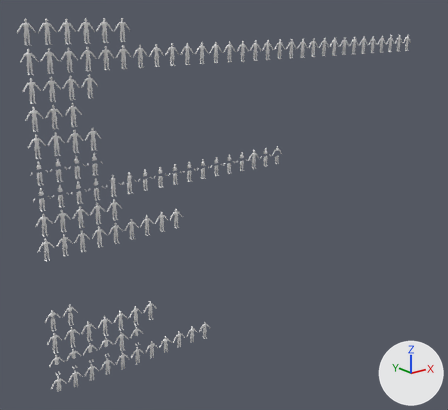
One commit to the Blender file Attires/Attires_ALL.blend: the scene before it, then after it.
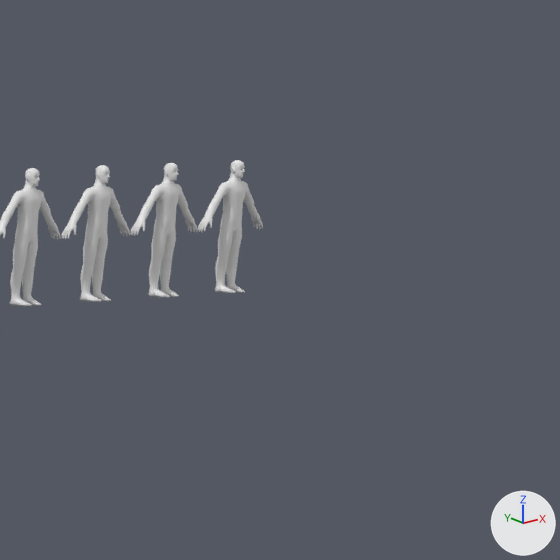
The first picture shows the older version from a 50 mm camera at (-17.1, -43.1, 30.3) aimed at (19.1, 2.2, 12.2). The close-ups show the older and then the newer version on the part from 84% to 100% of the width and 4% to 21% of the height of that picture. Only the edits that show in the close-ups are written down. Arrows for +X, +Y and +Z are at lower right; the lights stay in place.

The first close-up shows 'PlayerModel.093', 'PlayerModel.104', 'PlayerModel.105', 'PlayerModel.107'.
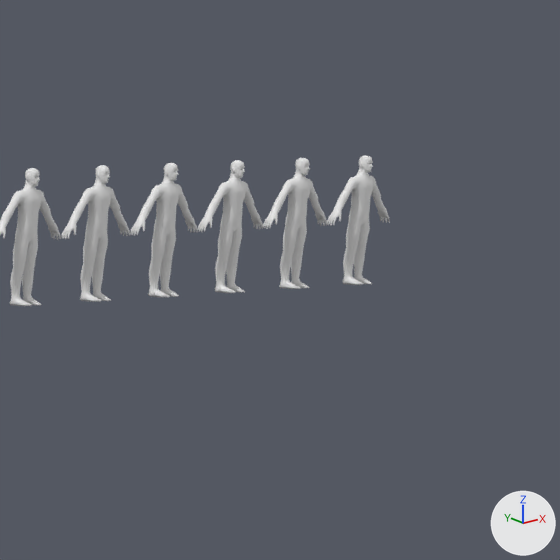
What the commit changed:
Object 'PlayerModel.111' (ob_playermodel_111) is new; it shows me_cube_029.
Its location is (46.5, 0.0, 26.0).
It gains a MIRROR modifier named 'Mirror'.
Modifier setting: use_clip = True.
Object 'PlayerModel.110' (ob_playermodel_110) is new; it shows me_cube_029.
Its location is (45.0, 0.0, 26.0).
It gains a MIRROR modifier named 'Mirror'.
Modifier setting: use_clip = True.

Changed parts and their boxes [x1, y1, x2, y2] in the close-ups (560 x 560 px):
'PlayerModel.110', added
    after: [263, 158, 327, 289]
'PlayerModel.111', added
    after: [327, 155, 390, 285]
